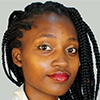
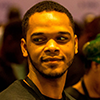
Layered file, before and after one edit (w=100, h=100). Changes by layer:
renamed "lydiaokoth" to "gdgkenyassa5", painted on it over <box>0,0,100,100</box>
